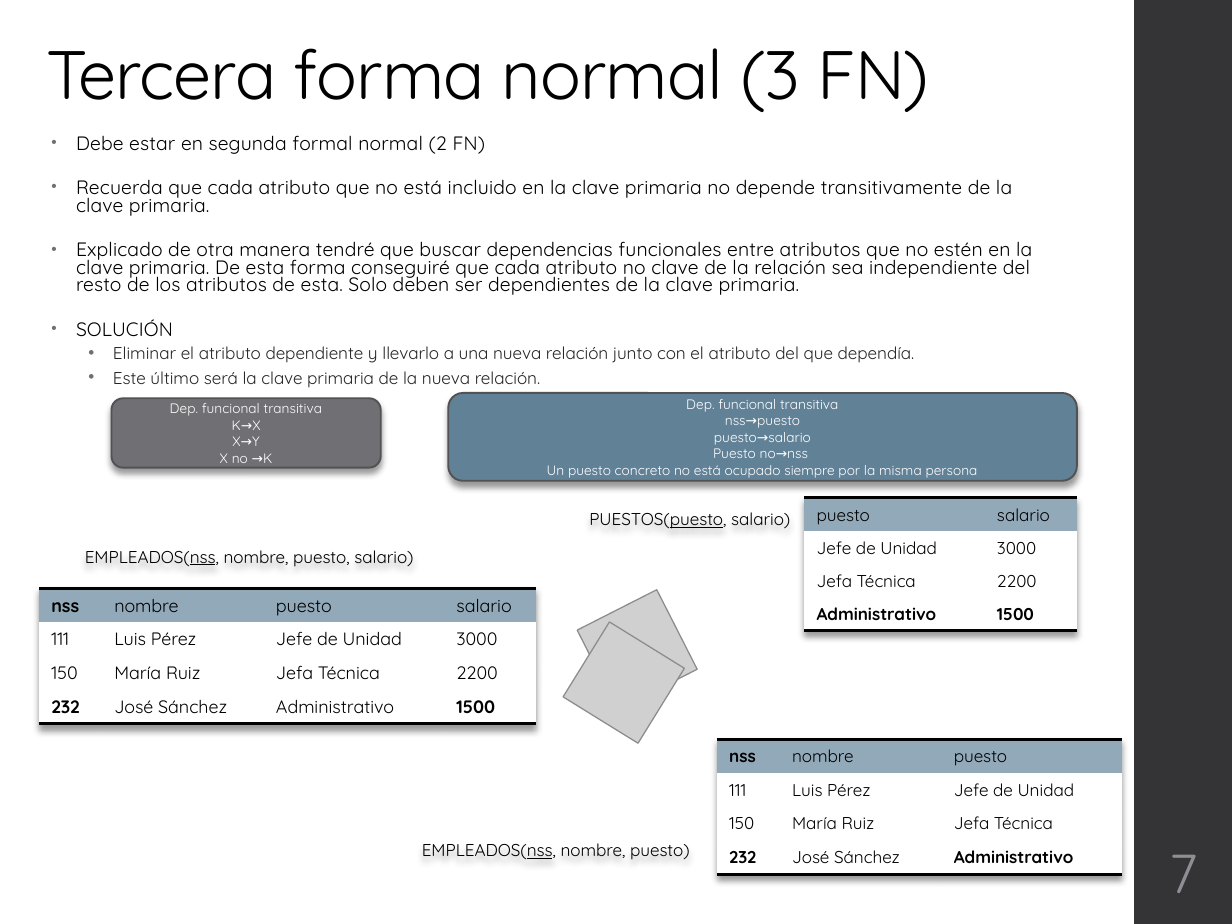
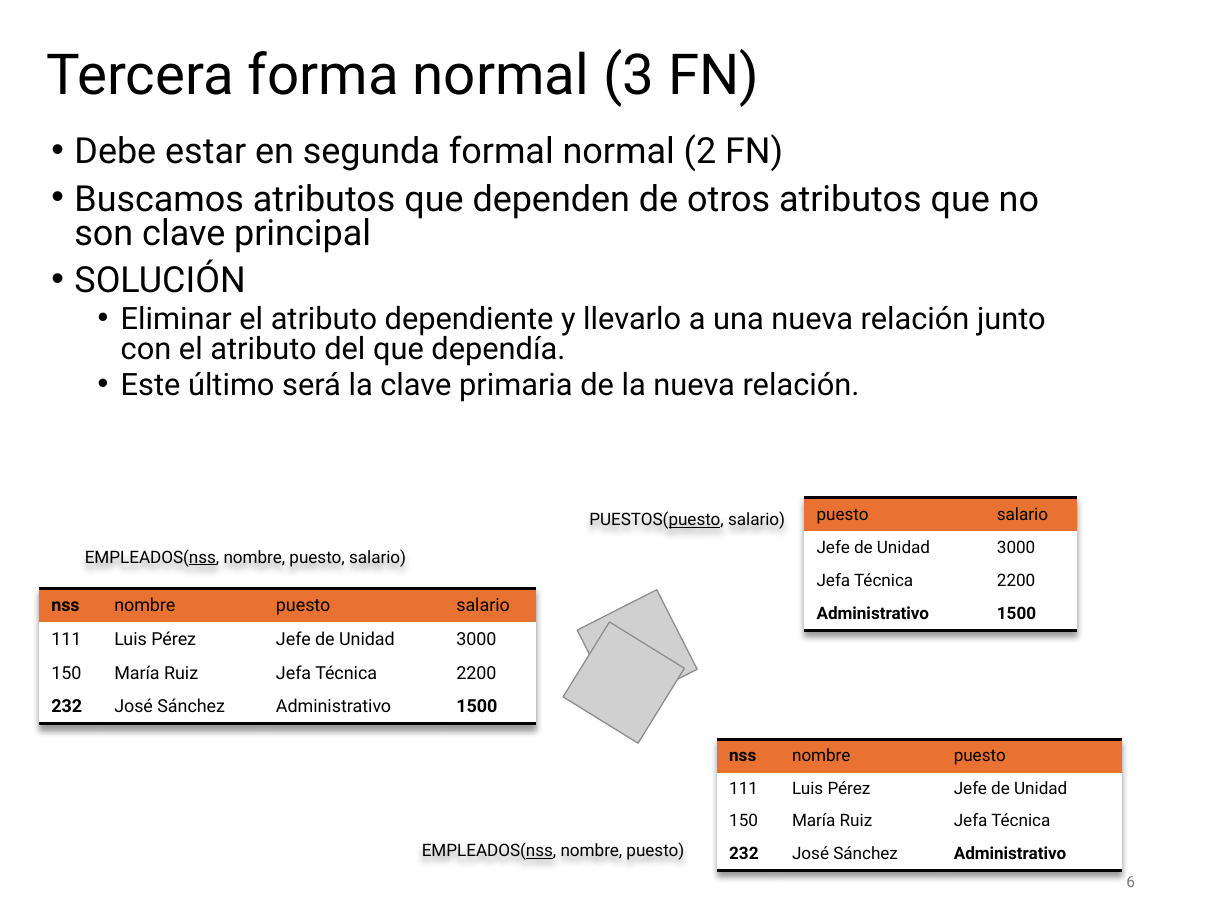
Before and after one commit to NuriaCelis/GBD2425, a slide deck: slide 6 of Tema2/EJEMPLOS NORMALIZACION.pptx (slide 7 before the commit). Drawn at 1232x924 pixels with LibreOffice and Linux fonts; fonts in the diff are those of the drawing; grey boxes stand for pictures. Boxes give left, top, right and bottom in pixels: in the first picture for what was removed or moved away, otherwise in the second. Text is boxed around its words. In the diff, an @@ line names an element or a change of style, - is before the commit and + after.

```diff
--- a/Tema2/EJEMPLOS NORMALIZACION.pptx
+++ b/Tema2/EJEMPLOS NORMALIZACION.pptx
@@ rectangle removed at (1135,0,1232,924) @@
@@ title "Tercera forma normal (3 FN)" at (46,49,759,107): size 40 to 33 pt, font Quicksand to Roboto, letter spacing -0.5 to 0 pt; vertical alignment bottom to middle @@
@@ text at (74,134,1046,402): size 11.2 to 21 pt, letter spacing 0.1 to 0 pt in "Debe estar en segunda formal normal (2 ...", "SOLUCIÓN"; font Quicksand to Roboto in "Debe estar en segunda formal normal (2 ...", "SOLUCIÓN", "Eliminar el atributo dependiente y llevarlo a ...", "Este último será la clave primaria de ..."; size 10 to 18 pt, text colour #262626 to #000000 in "Eliminar el atributo dependiente y llevarlo a ...", "Este último será la clave primaria de ..."; indent changed; line spacing 0.75 to 0.8; less space between paragraphs; line spacing 0.7 to 0.8 @@
@@ text at (74,184,1039,253): text changed; size 11.2 to 21 pt; font Quicksand to Roboto @@
-• Recuerda que cada atributo que no está incluido en la clave primaria no depende transitivamente de la clave primaria.
-• Explicado de otra manera tendré que buscar dependencias funcionales entre atributos que no estén en la clave primaria. De esta forma conseguiré que cada atributo no clave de la relación sea independiente del resto de los atributos de esta. Solo deben ser dependientes de la clave primaria.
+• Buscamos atributos que dependen de otros atributos que no son clave principal
@@ rounded rectangle removed at (112,398,382,467) @@
-Dep. funcional transitiva
-K→X
-X→Y
-X no →K
@@ rounded rectangle removed at (448,393,1077,480) @@
-Dep. funcional transitiva
-nss→puesto
-puesto→salario
-Puesto no→nss
-Un puesto concreto no está ocupado siempre por la misma persona
@@ table at (804,498,1077,630) @@
@@ fill #92A9B9 to #E97132 in row 1 @@
@@ font Quicksand to Roboto @@
@@ font Quicksand to Roboto in 3 elements at (422,842,684,860), (589,511,785,529), (85,549,406,567) @@
@@ table at (39,588,536,723) @@
@@ fill #92A9B9 to #E97132 in row 1 @@
@@ font Quicksand to Roboto @@
@@ table at (717,739,1121,871) @@
@@ fill #92A9B9 to #E97132 in row 1 @@
@@ font Quicksand to Roboto @@
@@ page number removed at (1169,855,1197,893) @@
-7
@@ page number added at (1126,876,1135,887), 9 pt, text #797979 @@
+6
```
Also in this commit, not shown: 9 other slides changed, 1 slide added, 2 slides removed, 1 other file.
